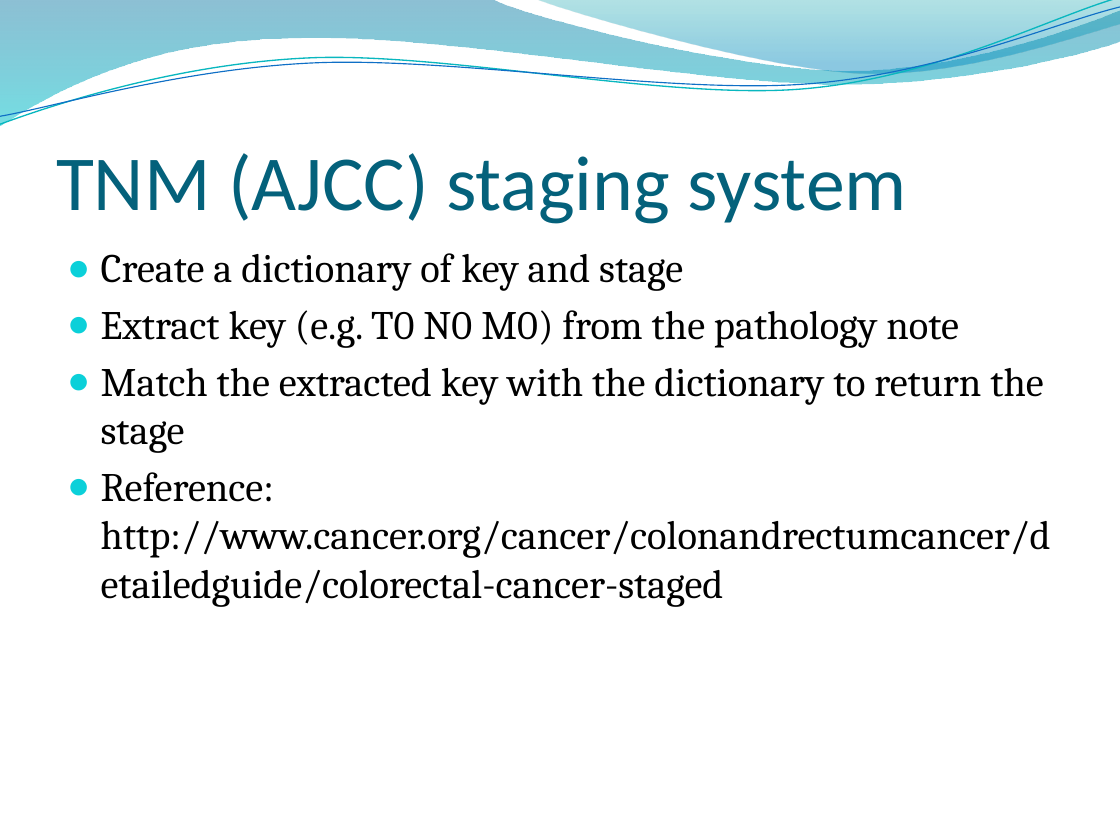
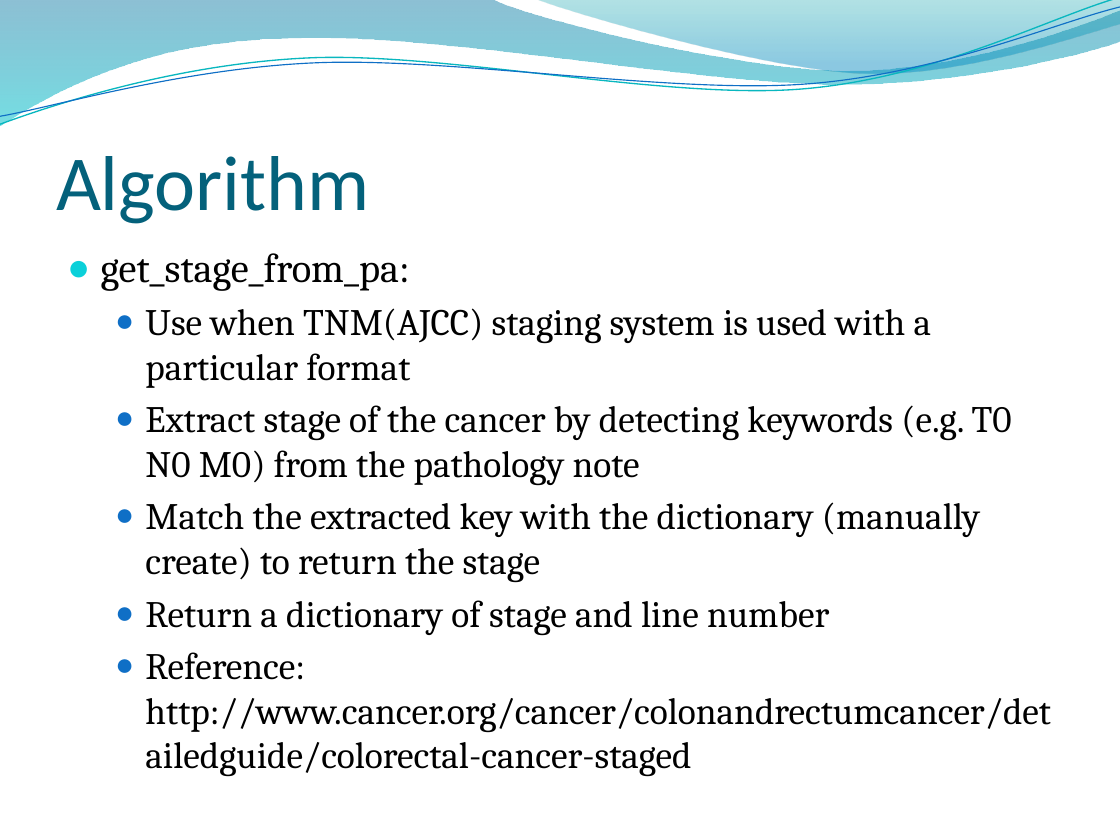
Before and after one commit to leoliu1221/EDW_intern, a slide deck: slide 6 of colon2Filter.pptx. Drawn at 1120x840 pixels with LibreOffice and Linux fonts; fonts in the diff are those of the drawing; background and template pictures are left out. Boxes give left, top, right and bottom in pixels: in the first picture for what was removed or moved away, otherwise in the second. Text is boxed around its words. In the diff, an @@ line names an element or a change of style, - is before the commit and + after.

```diff
--- a/colon2Filter.pptx
+++ b/colon2Filter.pptx
@@ title at (56, 156, 370, 224): text changed @@
-TNM (AJCC) staging system
+Algorithm
@@ text at (101, 253, 1012, 636): text changed; size 26 to 24 pt @@
-● Create a dictionary of key and stage
-● Extract key (e.g. T0 N0 M0) from the pathology note
-● Match the extracted key with the dictionary to return the stage
+● get_stage_from_pa:
+  ● Use when TNM(AJCC) staging system is used with a particular format
+  ● Extract stage of the cancer by detecting keywords (e.g. T0 N0 M0) from the pathology note
+  ● Match the extracted key with the dictionary (manually create) to return the stage
+  ● Return a dictionary of stage and line number
@@ text at (145, 652, 1051, 777): size 26 to 24 pt in "Reference: http://www.cancer.org/cancer/colonandrectumcancer ..."; list level 1 to 2 in "Reference: http://www.cancer.org/cancer/colonandrectumcancer ..."; bullet colour #0BD0D9 to #0F6FC6 @@
```
Also in this commit, not shown: 6 other slides changed, 4 slides added, 2 slides removed, 1 other file.
